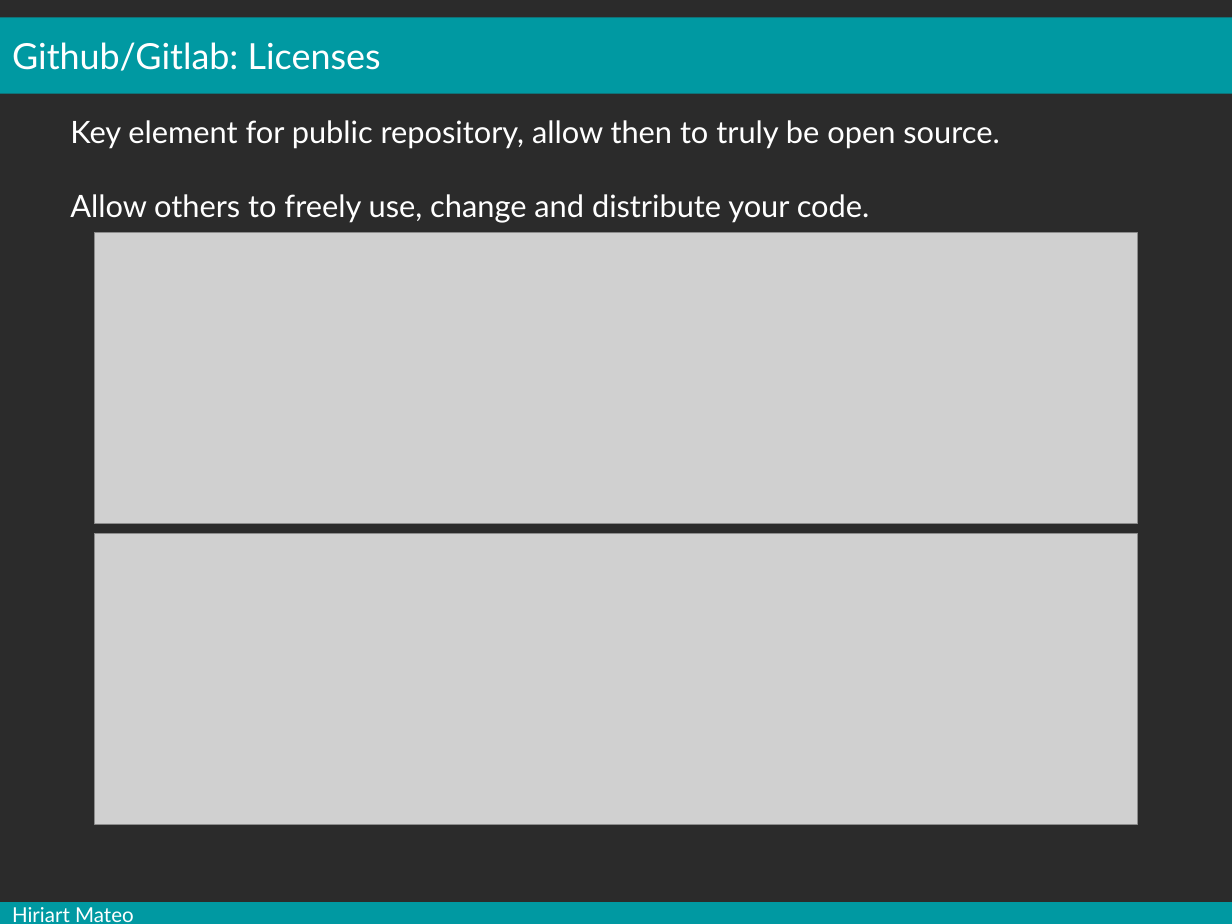
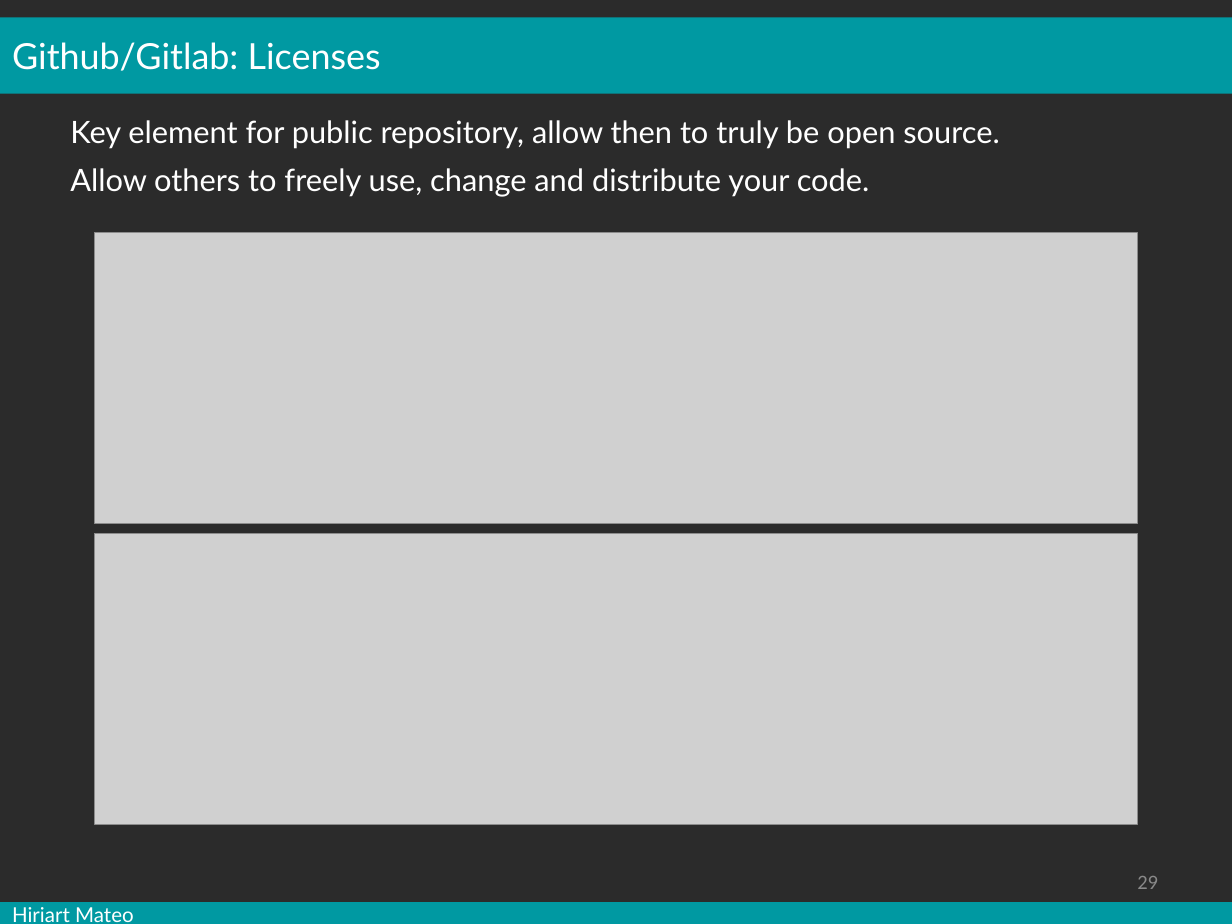
Before and after one commit to mesocentre-clermont-auvergne/formation_fair, a slide deck: slide 29 of fair_versionnage/versionnage_cours/cours.odp. Drawn at 1232x924 pixels with LibreOffice and Linux fonts; fonts in the diff are those of the drawing; grey boxes stand for pictures; background and template pictures are left out; a plain dark background stands for a picture behind light text. Boxes give left, top, right and bottom in pixels: in the first picture for what was removed or moved away, otherwise in the second. Text is boxed around its words. In the diff, an @@ line names an element or a change of style, - is before the commit and + after.

```diff
--- a/fair_versionnage/versionnage_cours/cours.odp
+++ b/fair_versionnage/versionnage_cours/cours.odp
@@ text "Key element for public repository, ..." rewrapped from bbox=[70, 120, 999, 223] to bbox=[70, 120, 999, 197] @@
@@ page number added at bbox=[1137, 876, 1158, 889], 12 pt, text #898989 @@
+29
```
Also in this commit, not shown: 32 other slides changed, 1 other file.
